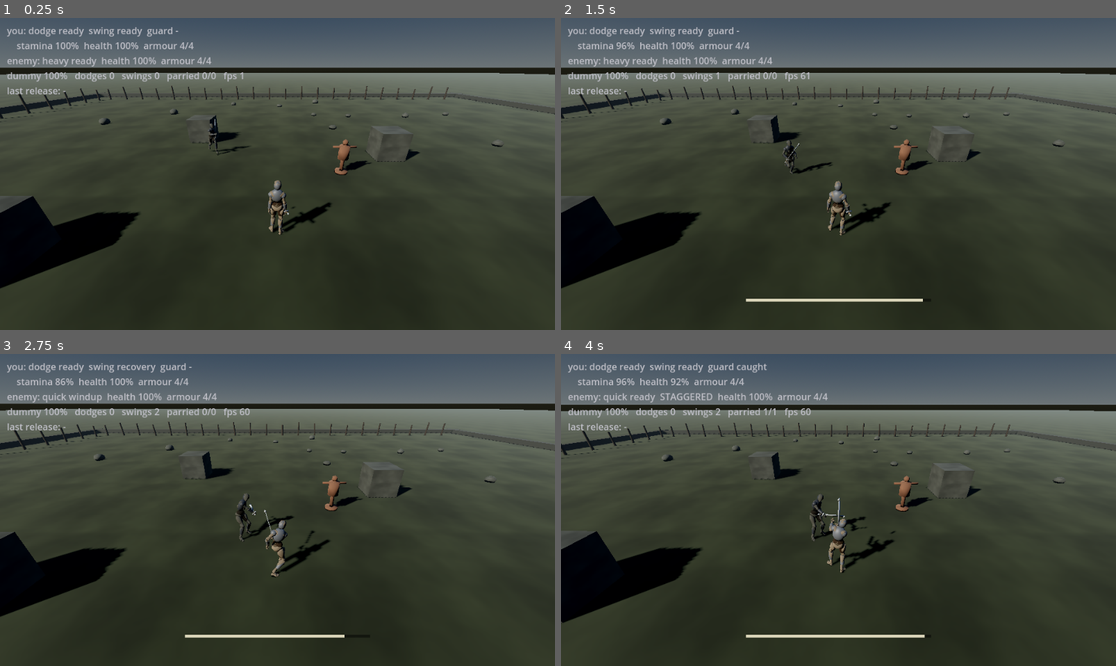
Above: before the commit, frames 1-4 (two rows, left to right).
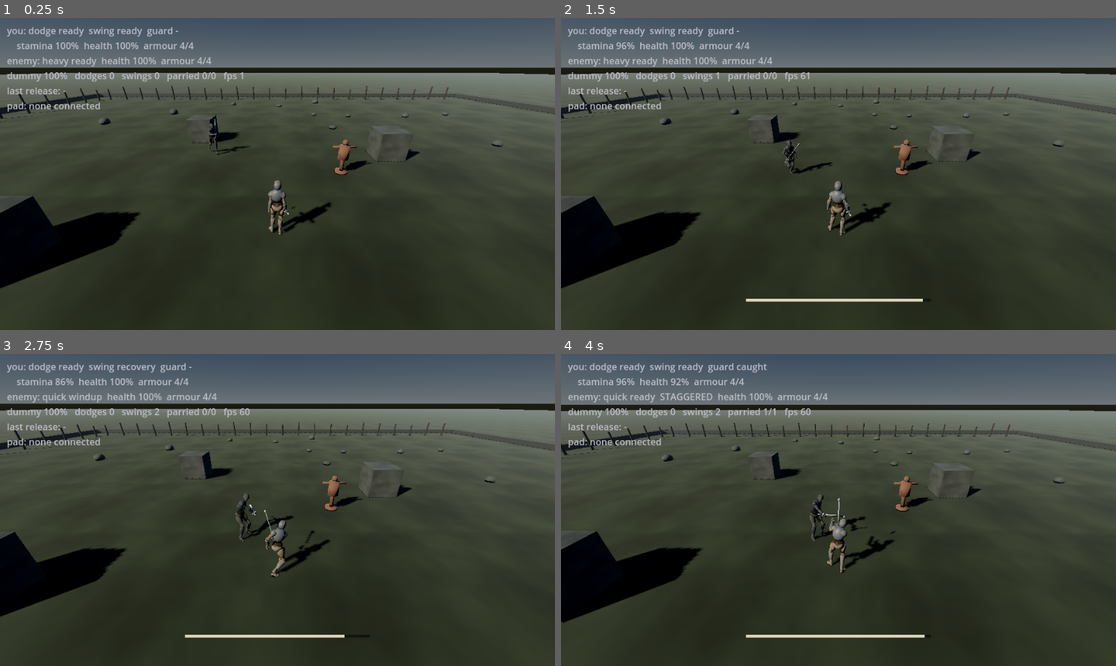
Above: after the commit, the same moments.

Repository: knightdx91-alt/Bloodborn
Game: Godot game, scene res://main.tscn
The game is run twice, just before and just after one commit, with the same random seed, the same clock (stepped at 60 frames per second) and the same inputs.
Inputs (mouse positions are in pixels of both pictures, inside the frame that each line leads up to):
- Up to frame 1 (0.25 s): no input
- Up to frame 2 (1.5 s): tap Enter at 0.5 s; move the mouse to (960, 158) at 0.52 s; hold D 0.53-1.25 s; hold Shift 0.53-1.25 s; click (960, 158) at 0.67 s; tap Space at 0.77 s; drag from (727, 189) to (810, 236) at 1.27 s
- Up to frame 3 (2.75 s): move the mouse to (333, 441) at 2.02 s; hold D from 2.03 s (still down); hold Shift from 2.03 s (still down); tap J at 2.1 s
- Up to frame 4 (4 s): release D at 2.75 s; release Shift at 2.75 s; drag from (810, 572) to (672, 463) at 2.77 s; move the mouse to (1005, 556) at 3.52 s; hold A from 3.53 s (still down); hold Shift from 3.53 s (still down); tap K at 3.6 s; tap Space at 3.77 s

The runs differ from the first frame. In frame 1, 0.2% of the frame differs, in the area x 1-19%, y 26-31%; in frame 2, 0.2%; in frame 3, 0.2%; in frame 4, 0.2%.

Commit message:
Pad input: the scheme that actually ships
L15 and L51 ship to PC, Xbox, PlayStation and Switch 2, and none of
them is a phone. Touch was never the scheme whose feel had to be right
-- it is how this is reachable on the machine to hand. Tuning windows
against a thumb and hoping they survive the move to a stick is the
wrong way round, and step 4's stamina numbers have been waiting on
exactly this.

It also answers the guard complaint at the root rather than at the
symptom. On touch the guard has to be GUESSED at, because one thumb
has to mean steer, swing and brace; that guessing is what made the
parry feel automatic, and the speculative-cancel machinery is the cost
of it. A pad has a button, so there is nothing to speculate and
nothing to hand back: the guard rises when you press LB and not
before.

  left stick   move, analogue
  right stick  aim the cut -- five arcs (L64)
  RB           swing
  LB           hold the guard
  A            dodge, where you are steering
  left trigger sprint

The right stick aiming is the closer reading of L64, which names
Kingdom Come, where the stick direction IS the cut. Forward is the
overhead, forward-and-across a high cut, pulled back a cut at the
legs; at rest it keeps the default so you can fight without touching
it. Still no reticle (L65).

Buttons rather than triggers for attack and guard: a trigger arrives
as an axis, so a press edge has to be invented from a threshold, and
RB/LB is the genre convention anyway. The triggers stay free for §6's
heavy and committed attacks, which will want a squeeze.

Verified with synthesised joypad events, since there is no pad on this
machine: all five arcs map from the right stick, RB swings in the
aimed arc, LB raises the guard on press and holds it into a block
across 1.2s and drops it on release, A dodges in the steered
direction, the stick's push reads analogue. The check that matters
most is the negative one -- left alone for 2.5 seconds, the guard
never came up by itself.

One number to suspect first: the speed ramp is squared, carried over
from touch where a linear one made walking unreachable by thumb. A
stick is finer than a drag, so if the walk feels too narrow, that
curve is the reason and not the top speed.

The debug readout now names the connected pad, because "the pad does
nothing" has two completely different causes -- the cable or the
mapping -- and from inside a fight they look identical.

267 tests pass (sim/ untouched).

Co-Authored-By: Claude Opus 5 <noreply@anthropic.com>
Claude-Session: https://claude.ai/code/session_01BaXNESXu95G2WgBMqTbcJn

Diff:
--- a/prototype/world.gd
+++ b/prototype/world.gd
@@ -72,6 +72,35 @@
 var _touch_max_drag := 0.0
 var _touch_dodged := false
 var _touch_guarding := false
+
+# Pad input. The shipping platforms are PC and three consoles (L15,
+# L51) and none of them is a phone, so the pad — not the thumb — is the
+# scheme whose feel actually has to be right. Touch stays because it is
+# the only way to play this on the machine that is to hand.
+#
+# Buttons rather than triggers for attack and guard, which is both the
+# genre convention (RB/LB, R1/L1) and the practical choice: a trigger
+# arrives as an axis, so a press edge has to be invented from a
+# threshold. The triggers are left free for §6's heavy and committed
+# attacks, which are the things that will want a squeeze.
+const PAD := 0
+const PAD_ATTACK := JOY_BUTTON_RIGHT_SHOULDER
+const PAD_GUARD := JOY_BUTTON_LEFT_SHOULDER
+const PAD_DODGE := JOY_BUTTON_A
+## Held, so it is polled rather than edged — which is what a trigger is
+## good at, and why sprint gets one.
+const PAD_SPRINT_AXIS := JOY_AXIS_TRIGGER_LEFT
+const PAD_SPRINT_PULL := 0.5
+
+## Below this the left stick is at rest. Matches the touch threshold.
+const PAD_WALK_DEADZONE := 0.15
+## The right stick has to be *pushed* to re-aim — higher, because a
+## stick resting slightly off centre must not quietly change which arc
+## you are about to swing.
+const PAD_AIM_DEADZONE := 0.35
+var _pad_vec := Vector2.ZERO
+var _pad_aim := Vector2.ZERO
+var _pad_guarding := false
 
 # Prototype scaffolding, not a design decision. interface.md §2 gives an
 # opponent no bars at all; these numbers exist to check the sums.
@@ -306,6 +335,29 @@
 				_try_attack(_arc_from(_touch_origin))
 			_touch_id = -1
 			_touch_vec = Vector2.ZERO
+	elif event is InputEventJoypadButton and event.pressed:
+		match event.button_index:
+			PAD_ATTACK: _try_attack(_arc_from_stick(_pad_aim))
+			PAD_DODGE: _try_dodge()
+			PAD_GUARD:
+				# No speculative guard here, and nothing to take back. On
+				# touch the guard has to be guessed at, because the same
+				# thumb means steer, swing and brace; a pad has a button
+				# for it, so the parry is exactly as manual as an input
+				# gets — you hold it when you mean it and not before.
+				_pad_guarding = true
+				_try_parry()
+	elif event is InputEventJoypadButton and not event.pressed \
+			and event.button_index == PAD_GUARD:
+		_pad_guarding = false
+		if player != null:
+			player.lower_guard()
+	elif event is InputEventJoypadMotion:
+		match event.axis:
+			JOY_AXIS_LEFT_X: _pad_vec.x = event.axis_value
+			JOY_AXIS_LEFT_Y: _pad_vec.y = event.axis_value
+			JOY_AXIS_RIGHT_X: _pad_aim.x = event.axis_value
+			JOY_AXIS_RIGHT_Y: _pad_aim.y = event.axis_value
 	elif event is InputEventKey and event.pressed and not event.echo:
 		if event.keycode == KEY_SPACE:
 			_try_dodge()
@@ -350,7 +402,42 @@
 	# Touch overrides keys when a finger is down.
 	if _touch_id != -1 and _touch_vec.length() > 0.15:
 		dir = Vector3(_touch_vec.x, 0.0, _touch_vec.y)
+	# A pushed stick overrides both. Last writer wins on purpose: whatever
+	# you are actually holding is what you meant.
+	var stick := _pad_push()
+	if stick > PAD_WALK_DEADZONE:
+		dir = Vector3(_pad_vec.x, 0.0, _pad_vec.y)
 	return dir
+
+## How far the left stick is pushed, with the dead zone taken out and
+## the remainder stretched back over the full range — otherwise the
+## first fifth of the throw is dead and a walk sits in a sliver.
+func _pad_push() -> float:
+	var raw: float = _pad_vec.length()
+	if raw <= PAD_WALK_DEADZONE:
+		return 0.0
+	return clampf((raw - PAD_WALK_DEADZONE) / (1.0 - PAD_WALK_DEADZONE), 0.0, 1.0)
+
+## Where the right stick points is where you aim — the pad's answer to
+## "where you tap is where you aim", and the same five arcs (L64). Held
+## at rest it keeps the default, so you can fight without ever touching
+## it and still swing.
+##
+## Screen space and stick space agree on sign: both count y downward, so
+## pushing the stick forward reads as high, which is the cut it makes.
+func _arc_from_stick(aim: Vector2) -> int:
+	if aim.length() < PAD_AIM_DEADZONE:
+		return Attack.Arc.UPPER_RIGHT
+	var left: bool = aim.x < 0.0
+	if aim.y < -0.35:
+		# Straight forward is the overhead; forward and off to a side is
+		# still a high cut. The same split the tap makes.
+		if absf(aim.x) < 0.38:
+			return Attack.Arc.OVERHEAD
+		return Attack.Arc.UPPER_LEFT if left else Attack.Arc.UPPER_RIGHT
+	if aim.y > 0.35:
+		return Attack.Arc.LOWER_LEFT if left else Attack.Arc.LOWER_RIGHT
+	return Attack.Arc.UPPER_LEFT if left else Attack.Arc.UPPER_RIGHT
 
 # ── The fight ────────────────────────────────────────────────────────
 
@@ -392,10 +479,17 @@
 	# on purpose: a linear ramp put almost the whole stick above walking
 	# pace, so the walk was unreachable by thumb.
 	var speed := SPEED
-	if Input.is_key_pressed(KEY_SHIFT):
+	var stick := _pad_push()
+	if Input.is_key_pressed(KEY_SHIFT) \
+			or Input.get_joy_axis(PAD, PAD_SPRINT_AXIS) > PAD_SPRINT_PULL:
 		speed = SPRINT
-	elif _touch_id != -1:
-		var t: float = clamp(pushed, 0.0, 1.0)
+	elif stick > 0.0 or _touch_id != -1:
+		# How far you push is how fast you go, on stick as on thumb. The
+		# curve is squared because a linear ramp put almost the whole
+		# throw above walking pace and the walk was unreachable. A stick
+		# is finer than a drag, so this is the first number to suspect if
+		# the pad feels different from the phone.
+		var t: float = clamp(stick if stick > 0.0 else pushed, 0.0, 1.0)
 		speed = lerp(SPEED * 0.32, SPRINT, t * t)
 
 	# At zero stamina you are not stunned, you are slow (combat.md §2).
@@ -621,6 +715,22 @@
 	if SHOW_DEBUG:
 		print("guard up (%d)  stamina %.0f" % [_parry_attempts, player.stamina.current()])
 
+## Prototype scaffolding. It exists because "the pad does nothing" has
+## two completely different causes — the cable, or the mapping — and
+## from inside the fight they look identical.
+func _pad_status() -> String:
+	var pads := Input.get_connected_joypads()
+	if pads.is_empty():
+		return "none connected"
+	const ARCS := ["overhead", "upper left", "upper right",
+		"lower left", "lower right", "thrust"]
+	return "%s   aim %s   move %.2f%s" % [
+		Input.get_joy_name(pads[0]),
+		ARCS[_arc_from_stick(_pad_aim)],
+		_pad_push(),
+		"   GUARD" if _pad_guarding else "",
+	]
+
 ## Where you tap is where you aim. L64 gives five cutting arcs chosen by
 ## free aim rather than a menu — Kingdom Come's system — and a screen is
 ## already an aiming surface, so the tap carries it for nothing. High
@@ -814,7 +924,8 @@
 		+ "    stamina %d%%%s  health %d%%  armour %d/4\n"
 		+ "enemy: %s %s%s  health %d%%  armour %d/4\n"
 		+ "dummy %d%%   dodges %d   swings %d   parried %d/%d   fps %d\n"
-		+ "last release: %s"
+		+ "last release: %s\n"
+		+ "pad: %s"
 	) % [
 		DODGE_NAMES[player.dodge.phase()],
 		SWING_NAMES[player.attack.phase()],
@@ -835,4 +946,5 @@
 		_parry_attempts,
 		roundi(Engine.get_frames_per_second()),
 		_last_release,
+		_pad_status(),
 	]
Not shown, changed: STATUS.md
Not shown, changed: docs/index.html
Not shown, changed: docs/index.pck
Not shown, changed: prototype/README.md
